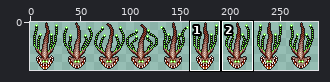
A sprite sheet gets an edit: Deep Sea/Assets/Graphics/spr_enemy2_32x48.png. Above: a wide view before the commit, with the close-up outlined.
Close-up. Before:
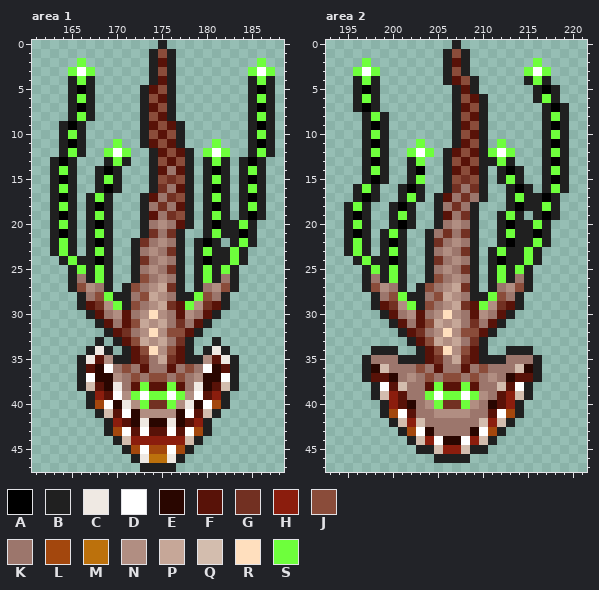
The file is 288x48 pixels. Colours within 5 levels of each other are drawn and written as one. Shown: area 1: x 161..188, y 0..47; area 2: x 193..221, y 0..47. The commit also changed other parts of the picture, which this record leaves out.
Palette (. is transparent): A #000000  B #202020  C #efe9e3  D #ffffff  E #290600  F #581208  G #723022  H #8b1d0d  J #8a4c3a  K #9c766c  L #a3470d  M #bc710c  N #b18e82  P #c6a798  Q #d3bdae  R #ffdfbe  S #6eff3c
Pixels before, area 1, first column x 163:
 0 ............B............
 1 ...........BJB...........
 2 ...S.......BFB.........S.
 3 ..SDS......BJB........SDS
 4 ..BSB......BFB........BSB
 5 ..BAB.....BFJB........BAB
 6 ..BSB.....BJFB........BSB
 7 ..BAB.....BFJB........BAB
 8 ..BSB.....BJFB........BSB
 9 .BAB......BFJFB.......BAB
10 .BSB......BJFJB.......BSB
11 .BAB...S..BFJFB...S...BAB
12 .BSB..SDS..BFJFB.SDS..BSB
13 BAB...BSB..BJFJB.BSB.BAB.
14 BSB..BAB...BFKFB.BAB.BSB.
15 BAB..BSB...BJGJB.BSB.BAB.
16 BSB..BAB...BGKFB.BAB.BSB.
17 BAB.BSB...BFKGJB.BSB.BAB.
18 BSB.BAB...BKGKFB.BAB.BSB.
19 BAB.BSB...BFKGJB.BSB.BAB.
20 BSB.BAB...BKNKFB.BABBSB..
21 BAB.BSB...BGKGB..BSBBAB..
22 BSB.BAB..BGKNKB.BAB.BSB..
23 BSB.BSB..BKNKGB.BSBBSB...
24 .BSBBAB..BGKNKB.BABBSB...
25 ..BSBSB..BKNKGB.BSBSB....
26 ..BKBSB..BJKNKB.BSBKB....
27 ..BJNKB.BJKNPGB.BKNJB....
28 ...BKJSBBKJPNKBBSJKB.....
29 ...BFGNSBJKNPGFSNGFB.....
30 ....BFKNFKNRNKFNKFB......
31 .....BFKFJPNPKGKFB.......
32 ......BFGKNRNJJFB........
33 .....B.BFJPNPKGB..B......
34 ....BCB.BFJRNJFB.BCB.....
35 ...BCFNBBFGKPGFBBNFCB....
36 ...BFEDKJKFKKFKJKDEFB....
37 ...BDEENKJKJJKJKNEEDB....
38 ...BQFECKFSFFSFKCEFQB....
39 ....BHFDNSDSSDSNDFHB.....
40 ....BLDECNSGGSNCEDLB.....
41 .....BQFDENNNNEDFQB......
42 ......BHFECEECEFHB.......
43 ......BLDFDFFDFDLB.......
44 .......BQHHHHHHQB........
45 ........BLDLLDLB.........
46 .........BCMMCB..........
47 ..........BBBB...........
Pixels before, area 2, first column x 195:
 0 ............B............
 1 ...........BJB...........
 2 ..S........BFB.......S...
 3 .SDS.......BJB......SDS..
 4 .BSB.......BFJB.....BSB..
 5 .BAB........BFB......BAB.
 6 .BSB........BJFB.....BSB.
 7 .BAB........BFJB......BAB
 8 ..BSB.......BJFB......BSB
 9 ..BAB.......BFJB......BAB
10 ..BSB.......BJFB......BSB
11 ..BAB...S...BFJB.S....BAB
12 ..BSB..SDS.BFJFBSDS...BSB
13 ..BAB..BS..BJFJBBSB...BAB
14 ..BSB..BA..BFJFB.BAB..BSB
15 ..BAB..BS..BJGJB.BSB..BAB
16 .BSB..BAB..BGKGB..BAB.BSB
17 .BAB..BSB.BFKGKB..BSBBAB.
18 BSB..BAB..BKGKB...BABBSB.
19 BAB..BSB..BFKGB..BSB.BAB.
20 BSB..BAB..BKNKB..BABBSB..
21 BAB.BSB..BKGKGB..BSBBAB..
22 BSB.BAB..BGKNKB..BABBSB..
23 BSB.BSB..BKNKGB.BSBBSB...
24 .BSBBAB..BGKNKB.BABBSB...
25 ..BSBSB..BKNKGB.BSBSB....
26 ..BKBSB..BJKNKB.BSBKB....
27 ..BJNKB.BJKNPGB.BKNJB....
28 ...BKJSBBKJPNKBBSJKB.....
29 ...BFGNSBJKNPGFSNGFB.....
30 ....BFKNFKNRNKFNKFB......
31 .....BFKFJPNPKGKFB.......
32 ......BFGKNRNJJFB........
33 .......BFJPNPKGB.........
34 ...BBB..BFJRNJFB..BBB....
35 ..BKKKBBBFGKPGFBBBKKKB...
36 ..BEQKKKJKFKKFKJKKKQEB...
37 ..BFFEKNKJKJJKJKNKEFFB...
38 ...BDFQKKFSFFSFKKQFDB....
39 ...BQHFKKSDSSDSNKFHQB....
40 ....BHFEKNSGGSNKEFHB.....
41 ....BLDFKKNNNNKKFDLB.....
42 .....BQHQKKKKKKQHQB......
43 ......BLDEKKKKEDLB.......
44 .......BQHDEEDHQB........
45 ........BBQHHQBB.........
46 ..........BBBB...........
The result:
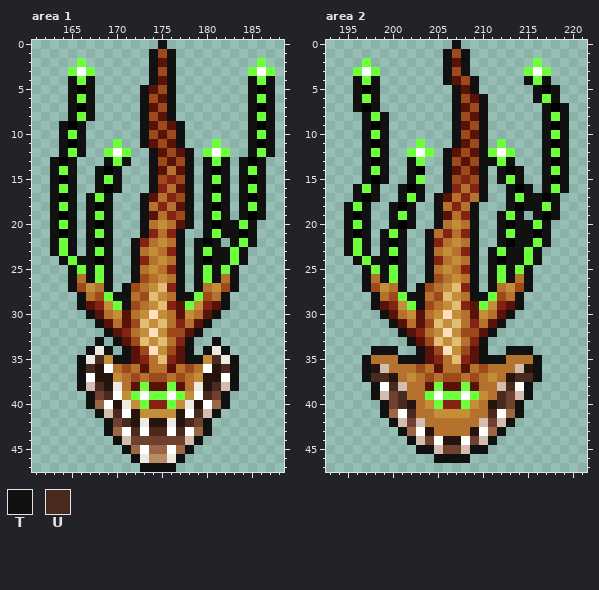
Colours new in this view: T #111111  U #492a1f
Edits made:
colour E: #290600 -> #25140e
colour G: #723022 -> #842214
colour H: #8b1d0d -> #6f402d
colour J: #8a4c3a -> #9c491c
colour K: #9c766c -> #b4722e
colour L: #a3470d -> #9a6643
colour M: #bc710c -> #b98c65
colour N: #b18e82 -> #c48e38
colour P: #c6a798 -> #e2bd76
Area 1:
y 0: x 175 B -> T
y 1..3: x 174 B -> T; x 176 B -> T
y 4: x 165 B -> T; x 167 B -> T; x 174 B -> T; x 176 B -> T; x 185 B -> T; x 187 B -> T
y 5..8: x 165 B -> T; x 167 B -> T; x 173 B -> T; x 176 B -> T; x 185 B -> T; x 187 B -> T
y 9..11: x 164 B -> T; x 166 B -> T; x 173 B -> T; x 177 B -> T; x 185 B -> T; x 187 B -> T
y 12: x 164 B -> T; x 166 B -> T; x 174 B -> T; x 178 B -> T; x 185 B -> T; x 187 B -> T
y 13: x 163 B -> T; x 165 B -> T; x 169 B -> T; x 171 B -> T; x 174 B -> T; x 178 B -> T; x 180 B -> T; x 182 B -> T; x 184 B -> T; x 186 B -> T
y 14..16: x 163 B -> T; x 165 B -> T; x 168 B -> T; x 170 B -> T; x 174 B -> T; x 178 B -> T; x 180 B -> T; x 182 B -> T; x 184 B -> T; x 186 B -> T
y 17..19: x 163 B -> T; x 165 B -> T; x 167 B -> T; x 169 B -> T; x 173 B -> T; x 178 B -> T; x 180 B -> T; x 182 B -> T; x 184 B -> T; x 186 B -> T
y 20: x 163 B -> T; x 165 B -> T; x 167 B -> T; x 169 B -> T; x 173 B -> T; x 178 B -> T; x 180 B -> T; x 182..183 BB -> TT; x 185 B -> T
y 21: x 163 B -> T; x 165 B -> T; x 167 B -> T; x 169 B -> T; x 173 B -> T; x 177 B -> T; x 180 B -> T; x 182..183 BB -> TT; x 185 B -> T
y 22: x 163 B -> T; x 165 B -> T; x 167 B -> T; x 169 B -> T; x 172 B -> T; x 177 B -> T; x 179 B -> T; x 181 B -> T; x 183 B -> T; x 185 B -> T
y 23: x 163 B -> T; x 165 B -> T; x 167 B -> T; x 169 B -> T; x 172 B -> T; x 177 B -> T; x 179 B -> T; x 181..182 BB -> TT; x 184 B -> T
y 24: x 164 B -> T; x 166..167 BB -> TT; x 169 B -> T; x 172 B -> T; x 177 B -> T; x 179 B -> T; x 181..182 BB -> TT; x 184 B -> T
y 25..26: x 165 B -> T; x 167 B -> T; x 169 B -> T; x 172 B -> T; x 177 B -> T; x 179 B -> T; x 181 B -> T; x 183 B -> T
y 27: x 165 B -> T; x 169 B -> T; x 171 B -> T; x 177 B -> T; x 179 B -> T; x 183 B -> T
y 28: x 166 B -> T; x 170..171 BB -> TT; x 177..178 BB -> TT; x 182 B -> T
y 29: x 166 B -> T; x 171 B -> T; x 182 B -> T
y 30: x 167 B -> T; x 181 B -> T
y 31: x 168 B -> T; x 180 B -> T
y 32: x 169 B -> T; x 179 B -> T
y 33: x 168 B -> T; x 170 B -> T; x 178 B -> T; x 181 B -> T
y 34: x 167 B -> T; x 169 B -> T; x 171 B -> T; x 178 B -> T; x 180 B -> T; x 182 B -> T
y 35: x 166 B -> T; x 168 F -> U; x 170..171 BB -> TT; x 178..179 BB -> TT; x 181 F -> U; x 183 B -> T
y 36: x 166..167 BF -> TU; x 182..183 FB -> UT
y 37: x 166 B -> T; x 183 B -> T
y 38: x 166 B -> T; x 168 F -> U; x 181 F -> U; x 183 B -> T
y 39: x 167 B -> T; x 169 F -> U; x 180 F -> U; x 182 B -> T
y 40: x 167 B -> T; x 182 B -> T
y 41: x 168 B -> T; x 170 F -> U; x 179 F -> U; x 181 B -> T
y 42: x 169 B -> T; x 171 F -> U; x 178 F -> U; x 180 B -> T
y 43: x 169 B -> T; x 172 F -> U; x 174..175 FF -> UU; x 177 F -> U; x 180 B -> T
y 44: x 170 B -> T; x 179 B -> T
y 45: x 171 B -> T; x 178 B -> T
y 46: x 172 B -> T; x 177 B -> T
y 47: x 173..176 BBBB -> TTTT
Area 2:
y 0: x 207 B -> T
y 1..3: x 206 B -> T; x 208 B -> T
y 4: x 196 B -> T; x 198 B -> T; x 206 B -> T; x 209 B -> T; x 215 B -> T; x 217 B -> T
y 5: x 196 B -> T; x 198 B -> T; x 207 B -> T; x 209 B -> T; x 216 B -> T; x 218 B -> T
y 6: x 196 B -> T; x 198 B -> T; x 207 B -> T; x 210 B -> T; x 216 B -> T; x 218 B -> T
y 7: x 196 B -> T; x 198 B -> T; x 207 B -> T; x 210 B -> T; x 217 B -> T; x 219 B -> T
y 8..11: x 197 B -> T; x 199 B -> T; x 207 B -> T; x 210 B -> T; x 217 B -> T; x 219 B -> T
y 12: x 197 B -> T; x 199 B -> T; x 206 B -> T; x 210 B -> T; x 217 B -> T; x 219 B -> T
y 13: x 197 B -> T; x 199 B -> T; x 202 B -> T; x 206 B -> T; x 210..211 BB -> TT; x 213 B -> T; x 217 B -> T; x 219 B -> T
y 14..15: x 197 B -> T; x 199 B -> T; x 202 B -> T; x 206 B -> T; x 210 B -> T; x 212 B -> T; x 214 B -> T; x 217 B -> T; x 219 B -> T
y 16: x 196 B -> T; x 198 B -> T; x 201 B -> T; x 203 B -> T; x 206 B -> T; x 210 B -> T; x 213 B -> T; x 215 B -> T; x 217 B -> T; x 219 B -> T
y 17: x 196 B -> T; x 198 B -> T; x 201 B -> T; x 203 B -> T; x 205 B -> T; x 210 B -> T; x 213 B -> T; x 215..216 BB -> TT; x 218 B -> T
y 18: x 195 B -> T; x 197 B -> T; x 200 B -> T; x 202 B -> T; x 205 B -> T; x 209 B -> T; x 213 B -> T; x 215..216 BB -> TT; x 218 B -> T
y 19: x 195 B -> T; x 197 B -> T; x 200 B -> T; x 202 B -> T; x 205 B -> T; x 209 B -> T; x 212 B -> T; x 214 B -> T; x 216 B -> T; x 218 B -> T
y 20: x 195 B -> T; x 197 B -> T; x 200 B -> T; x 202 B -> T; x 205 B -> T; x 209 B -> T; x 212 B -> T; x 214..215 BB -> TT; x 217 B -> T
y 21..22: x 195 B -> T; x 197 B -> T; x 199 B -> T; x 201 B -> T; x 204 B -> T; x 209 B -> T; x 212 B -> T; x 214..215 BB -> TT; x 217 B -> T
y 23: x 195 B -> T; x 197 B -> T; x 199 B -> T; x 201 B -> T; x 204 B -> T; x 209 B -> T; x 211 B -> T; x 213..214 BB -> TT; x 216 B -> T
y 24: x 196 B -> T; x 198..199 BB -> TT; x 201 B -> T; x 204 B -> T; x 209 B -> T; x 211 B -> T; x 213..214 BB -> TT; x 216 B -> T
y 25..26: x 197 B -> T; x 199 B -> T; x 201 B -> T; x 204 B -> T; x 209 B -> T; x 211 B -> T; x 213 B -> T; x 215 B -> T
y 27: x 197 B -> T; x 201 B -> T; x 203 B -> T; x 209 B -> T; x 211 B -> T; x 215 B -> T
y 28: x 198 B -> T; x 202..203 BB -> TT; x 209..210 BB -> TT; x 214 B -> T
y 29: x 198 B -> T; x 203 B -> T; x 214 B -> T
y 30: x 199 B -> T; x 213 B -> T
y 31: x 200 B -> T; x 212 B -> T
y 32: x 201 B -> T; x 211 B -> T
y 33: x 202 B -> T; x 210 B -> T
y 34: x 198..200 BBB -> TTT; x 203 B -> T; x 210 B -> T; x 213..215 BBB -> TTT
y 35: x 197 B -> T; x 201..203 BBB -> TTT; x 210..212 BBB -> TTT; x 216 B -> T
y 36: x 197 B -> T; x 216 B -> T
y 37: x 197..199 BFF -> TUU; x 214..216 FFB -> UUT
y 38: x 198 B -> T; x 200 F -> U; x 213 F -> U; x 215 B -> T
y 39: x 198 B -> T; x 201 F -> U; x 212 F -> U; x 215 B -> T
y 40: x 199 B -> T; x 201 F -> U; x 212 F -> U; x 214 B -> T
y 41: x 199 B -> T; x 202 F -> U; x 211 F -> U; x 214 B -> T
y 42: x 200 B -> T; x 213 B -> T
y 43: x 201 B -> T; x 212 B -> T
y 44: x 202 B -> T; x 211 B -> T
y 45: x 203..204 BB -> TT; x 209..210 BB -> TT
y 46: x 205..208 BBBB -> TTTT
Pixel boxes of the changes (left, top, right, bottom) in both close-ups:
changed: (50, 40, 275, 472)
changed: (344, 40, 569, 463)
